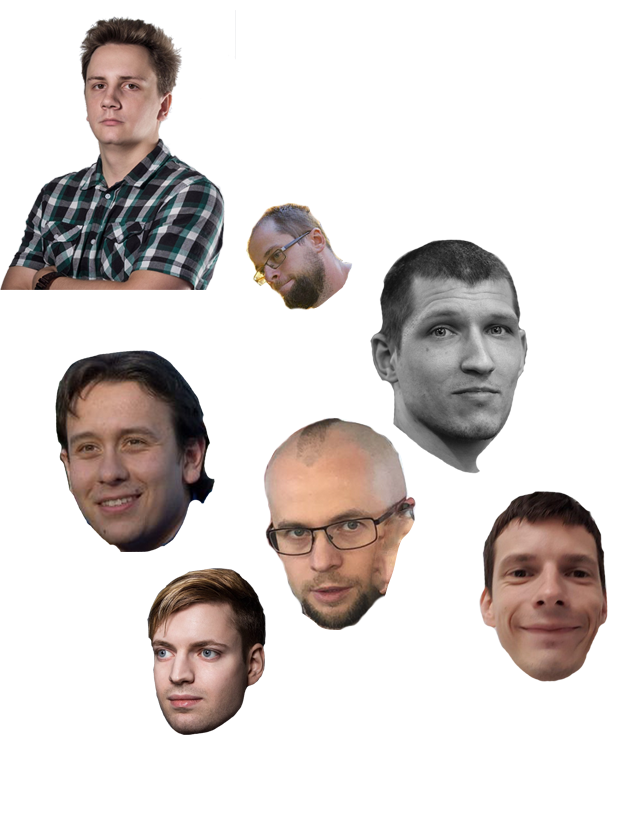
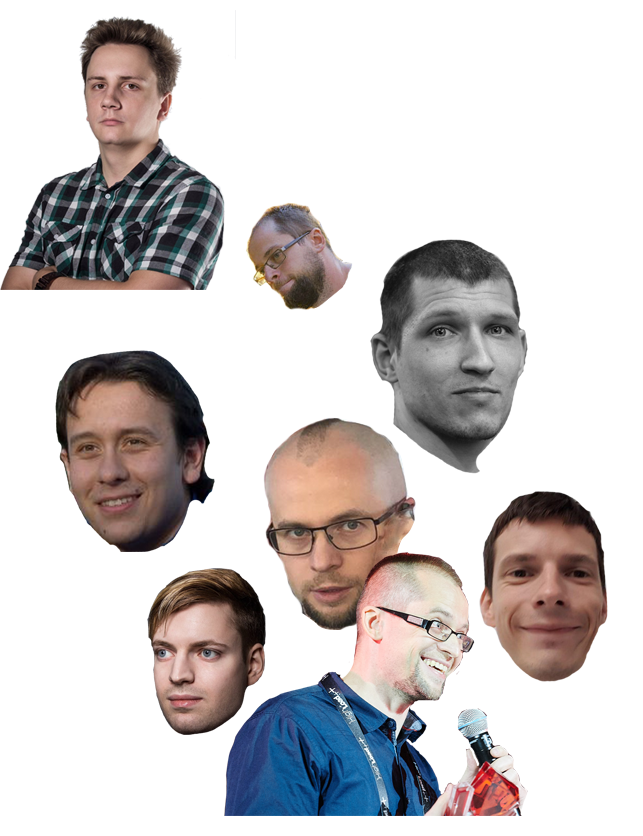
Layered file, before and after one edit (643 × 836). Changes by layer:
added layer "Слой 1" above "фото 2" over bbox(224, 552, 528, 816)
